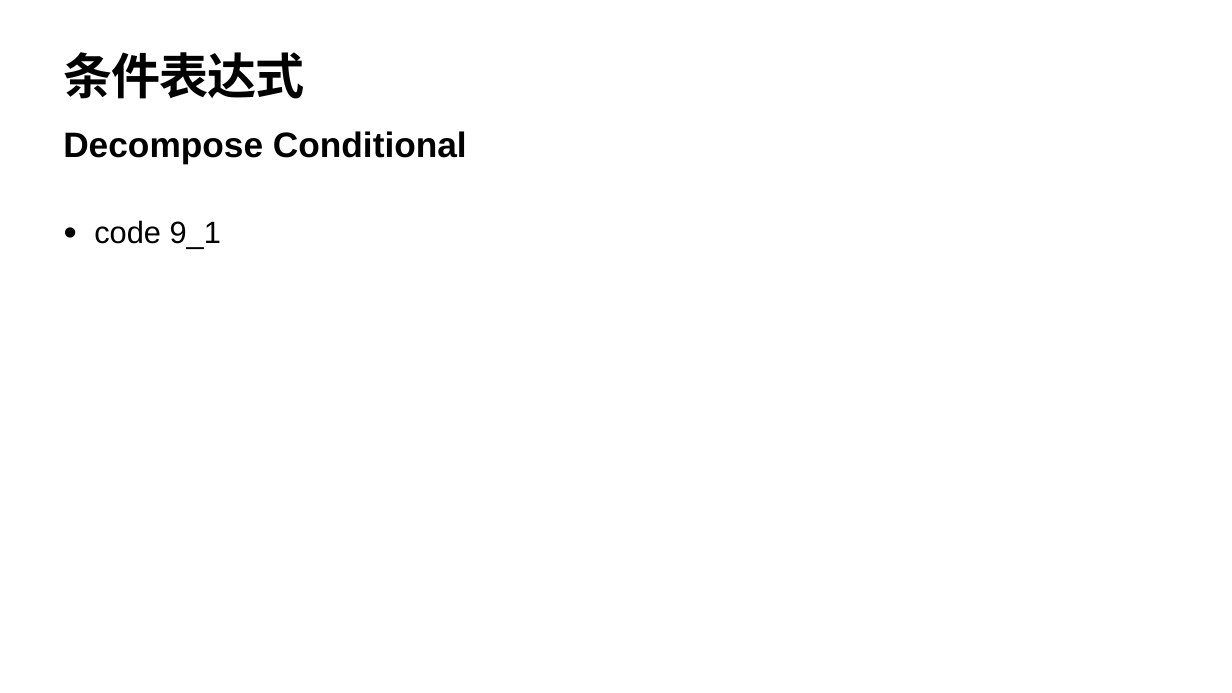
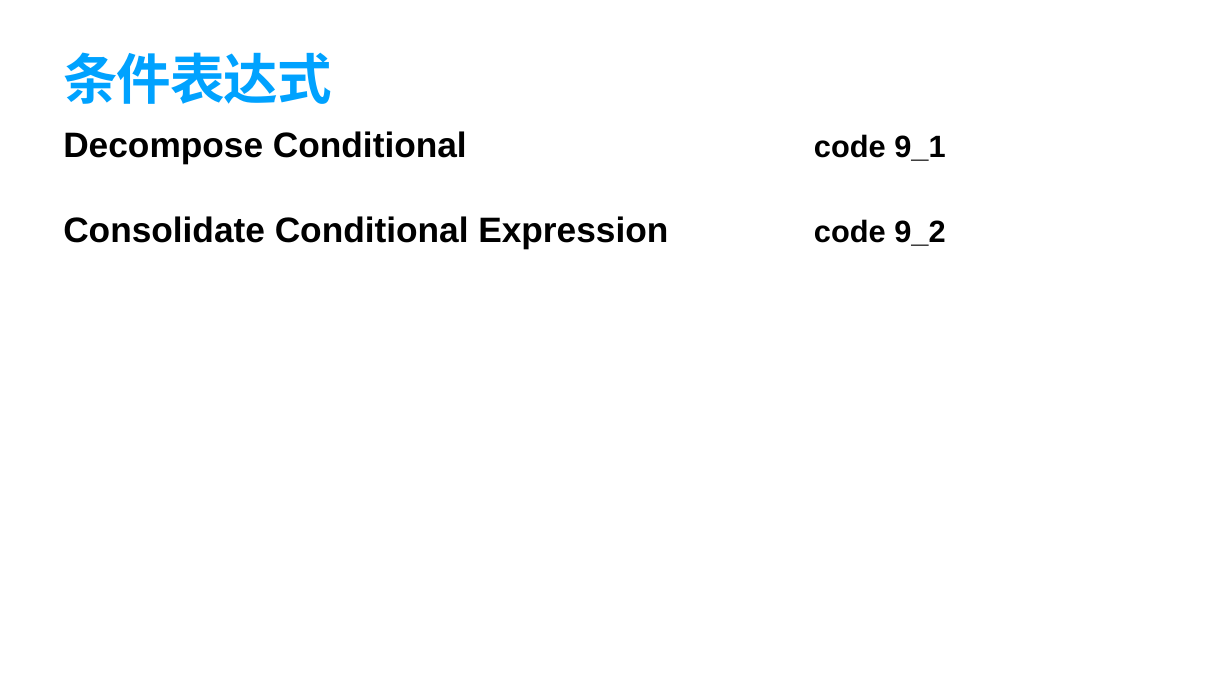
Before and after one commit to YingVickyCao/YingVickyCao.github.io, a slide deck: slide 32 of books/Refactoring/session/Refactoring_2.pptx (slide 38 before the commit). Drawn at 1232x693 pixels with LibreOffice and Linux fonts; fonts in the diff are those of the drawing. Boxes give left, top, right and bottom in pixels: in the first picture for what was removed or moved away, otherwise in the second. Text is boxed around its words. In the diff, an @@ line names an element or a change of style, - is before the commit and + after.

```diff
--- a/books/Refactoring/session/Refactoring_2.pptx
+++ b/books/Refactoring/session/Refactoring_2.pptx
@@ title "条件表达式" at [64,52,332,104]: size 76.5 to 85 pt, text colour #000000 to #00A2FF @@
@@ text at [63,131,945,248]: text changed @@
-Decompose Conditional
+Decompose Conditional code 9_1
+Consolidate Conditional Expression code 9_2
@@ text removed at [94,220,221,249] @@
-• code 9_1
```
Also in this commit, not shown: 54 other slides changed, 1 slide added, 14 slides removed, 2 other files.
